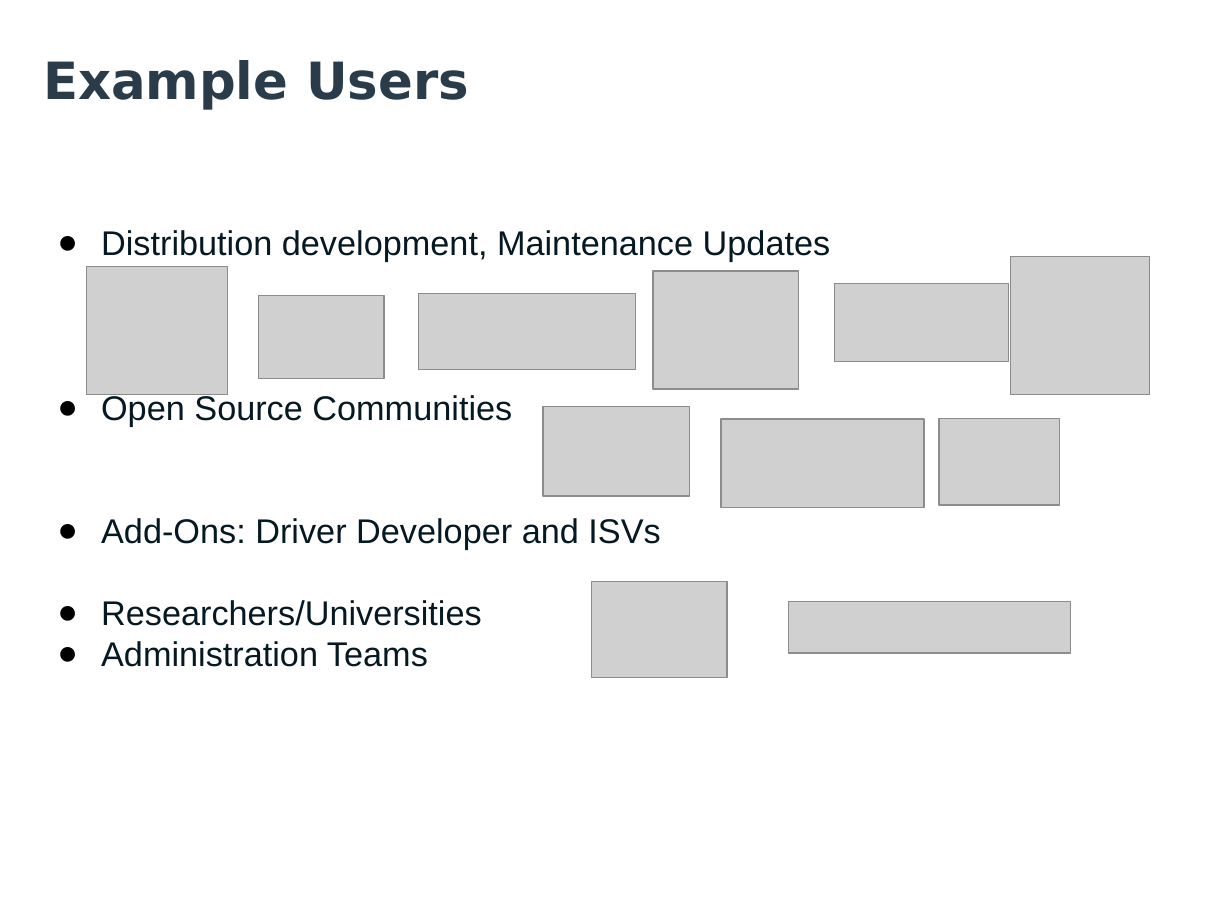
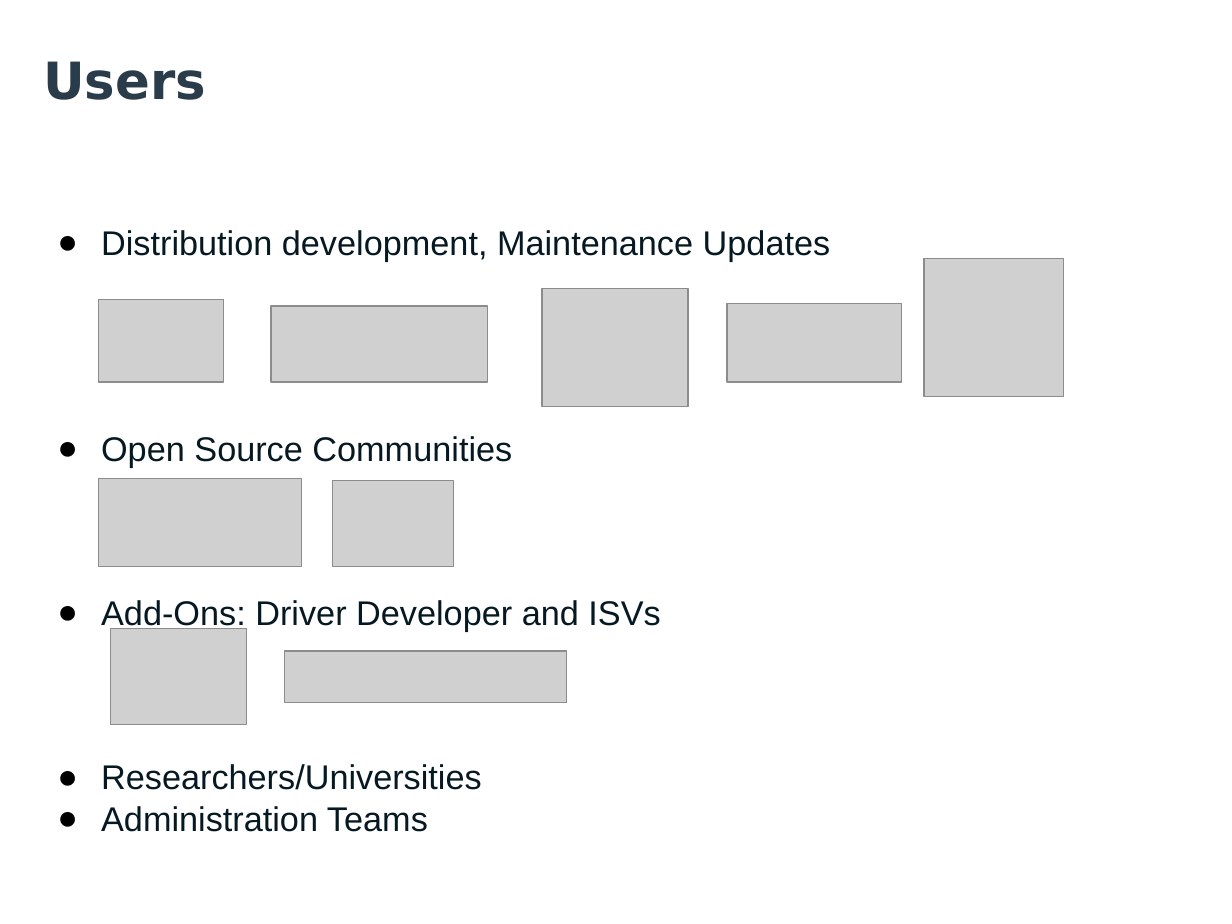
Before and after one commit to openSUSE/obs-landing, a slide deck: slide 31 of files/talks/OBS-Facts-Features-Future.odp (slide 4 before the commit). Drawn at 1232x924 pixels with LibreOffice and Linux fonts; fonts in the diff are those of the drawing; grey boxes stand for pictures; background and template pictures are left out. Boxes give left, top, right and bottom in pixels: in the first picture for what was removed or moved away, otherwise in the second. Text is boxed around its words. In the diff, an @@ line names an element or a change of style, - is before the commit and + after.

```diff
--- a/files/talks/OBS-Facts-Features-Future.odp
+++ b/files/talks/OBS-Facts-Features-Future.odp
@@ title at (43,61,206,100): text changed @@
-Example Users
+Users
@@ text "Distribution development, Maintenance Updates" rewrapped from (101,230,831,667) to (101,230,831,832) @@
@@ picture: place and size @@
-picture at (834,283,1009,362)
+picture at (924,259,1063,397)
@@ picture: place and size @@
-picture at (86,266,228,394)
+picture at (99,299,224,382)
@@ picture: place and size @@
-picture at (419,293,636,370)
+picture at (542,288,689,407)
@@ picture: place and size @@
-picture at (259,296,384,378)
+picture at (271,306,488,382)
@@ picture: place and size @@
-picture at (653,271,800,389)
+picture at (727,303,902,382)
@@ picture removed at (939,419,1060,505) @@
@@ picture: place and size @@
-picture at (1010,256,1149,394)
+picture at (99,478,302,567)
@@ picture: place and size @@
-picture at (721,419,924,508)
+picture at (333,480,453,567)
@@ picture: place and size @@
-picture at (543,407,690,496)
+picture at (111,628,246,724)
@@ picture removed at (788,601,1071,653) @@
@@ picture: place and size @@
-picture at (591,582,727,678)
+picture at (285,650,567,702)
```
Also in this commit, not shown: 2 other slides changed, 30 slides added, 10 slides removed, 4 other files.
